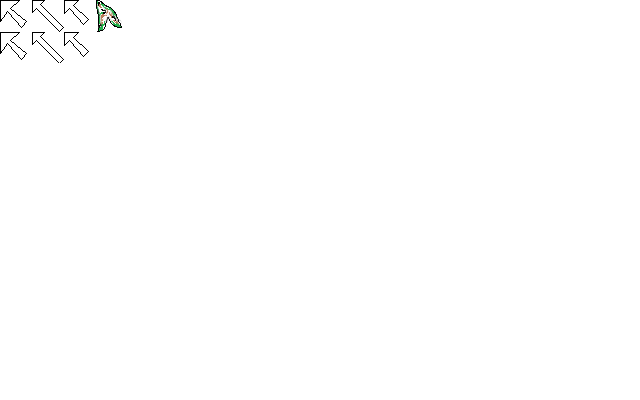
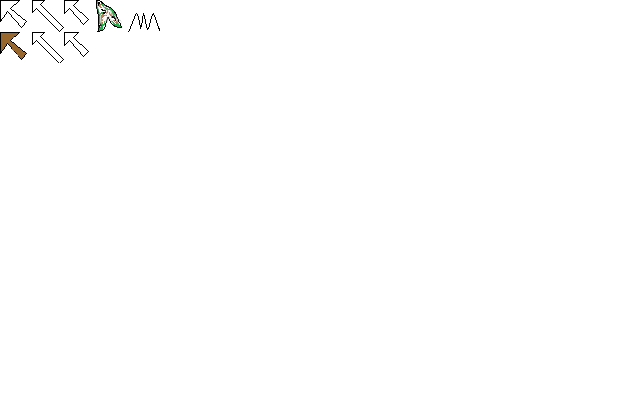
Layers edited between the first and the second w=640, h=400 image:
painted on "Layer" over [1, 13, 160, 59]
